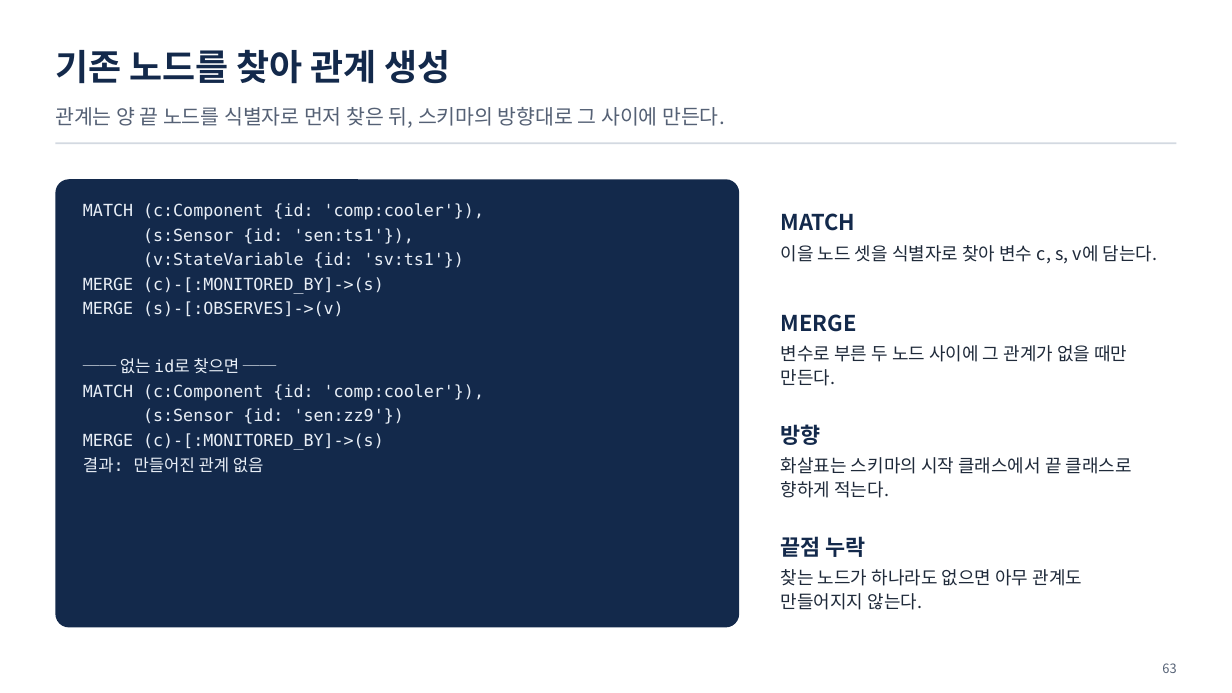
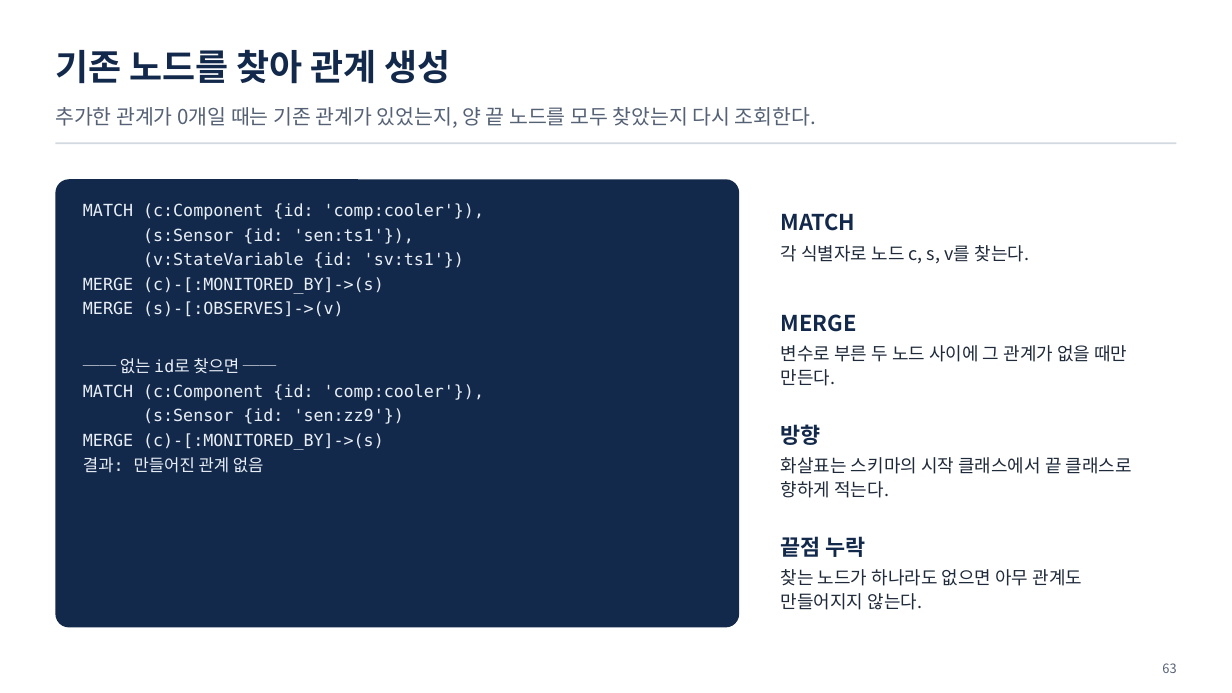
Before and after one commit to uengine-oss/hyd-iot-edu, a slide deck: slide 63 of workspace/강의제작/산출물/통합반/이론/02회차/통합반_02일차.pptx. Drawn at 1232x693 pixels with LibreOffice and Linux fonts; fonts in the diff are those of the drawing. Boxes give left, top, right and bottom in pixels: in the first picture for what was removed or moved away, otherwise in the second. Text is boxed around its words. In the diff, an @@ line names an element or a change of style, - is before the commit and + after.

```diff
--- a/workspace/강의제작/산출물/통합반/이론/02회차/통합반_02일차.pptx
+++ b/workspace/강의제작/산출물/통합반/이론/02회차/통합반_02일차.pptx
@@ text at box(55, 107, 816, 128): text changed @@
-관계는 양 끝 노드를 식별자로 먼저 찾은 뒤, 스키마의 방향대로 그 사이에 만든다.
+추가한 관계가 0개일 때는 기존 관계가 있었는지, 양 끝 노드를 모두 찾았는지 다시 조회한다.
@@ text at box(781, 245, 1029, 264): text changed @@
-이을 노드 셋을 식별자로 찾아 변수 c, s, v에 담는다.
+각 식별자로 노드 c, s, v를 찾는다.
```
Also in this commit, not shown: 16 other files.
